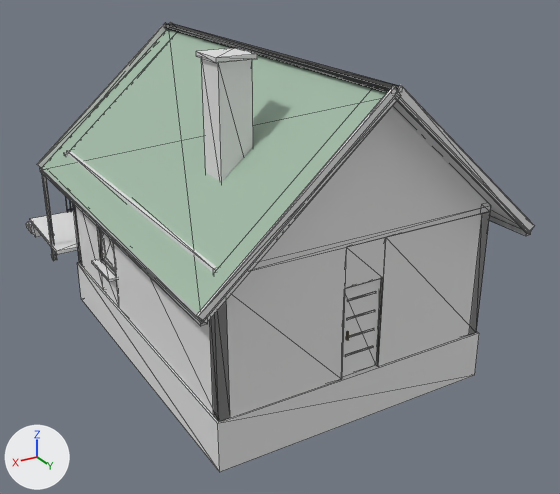
An edit to the glTF model godot/assets/buildings/hill_cottage_7x9_1.glb, drawn before and after from the same camera.
Camera for both pictures: a 50 mm camera at (9.12, 16.24, 9.37) aimed at (-0.73, -0.17, 1.16). The axes (+X, +Y, +Z) are drawn at lower left. The lights are the same throughout. The older version comes first. Mesh edges are drawn as thin lines. Vertices at exactly the same position are counted once.

The first picture shows 'hill_cottage_7x9_1'.
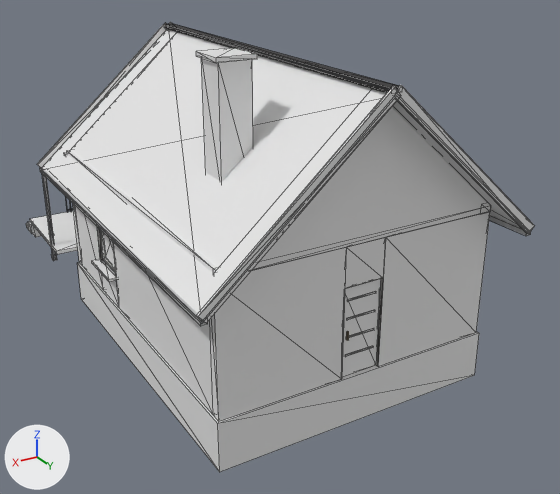
Changed parts and their boxes [x1, y1, x2, y2] in the pictures (560 x 494 px; the box of a moved part takes in the faces that stretch with it):
part 1 of me_cube, moved or reshaped (not visible afterwards)
    before: [469, 212, 490, 335]
part 2 of me_cube, moved or reshaped
    before: [73, 204, 230, 421]
    after: [75, 206, 213, 414]
part 3 of me_cube, recoloured (pale yellow to beige)
    both: [42, 29, 387, 313]

What the commit changed:
me_cube has 1766 vertices, 2764 faces and spans x -4.18..4.18, y -8.1..5.23, z -1.2..6.84.
me_cube is used by ob_hill_cottage_7x9_1; location (0.0, 0.0, 0.0).
Part 1, on me_cube:
4 vertices are removed from x -3.25, y -4.5..4.5, z 0.0..3.15.
20 faces are deleted.
4 vertices are added at (-3.25, -4.25, 0.0), (-3.25, -4.25, 3.15), (-3.25, 4.25, 0.0), (-3.25, 4.25, 3.15).
20 new faces join them, mat_kit.
Part 2, on me_cube:
4 vertices are removed from x 3.25, y -4.5..4.5, z 0.0..3.15.
20 faces are deleted.
4 vertices are added at (3.25, -4.25, 0.0), (3.25, -4.25, 3.15), (3.25, 4.25, 0.0), (3.25, 4.25, 3.15).
20 new faces join them, mat_kit.
me_cube part 3: 52 kept faces spanning x -4.1..4.1, y -5.2..5.2, z 0.5..6.35 get new vertex colours; the middle colour goes from pale yellow #fff3e1 to beige #c4b3a2.
